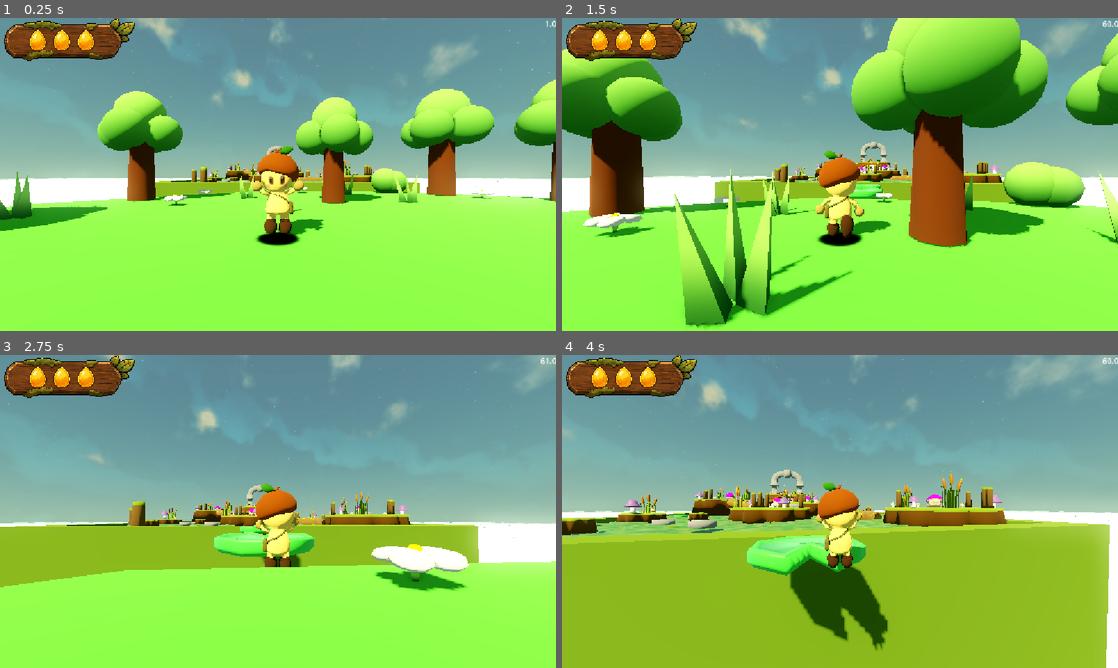
Above: before the commit, frames 1-4 (two rows, left to right).
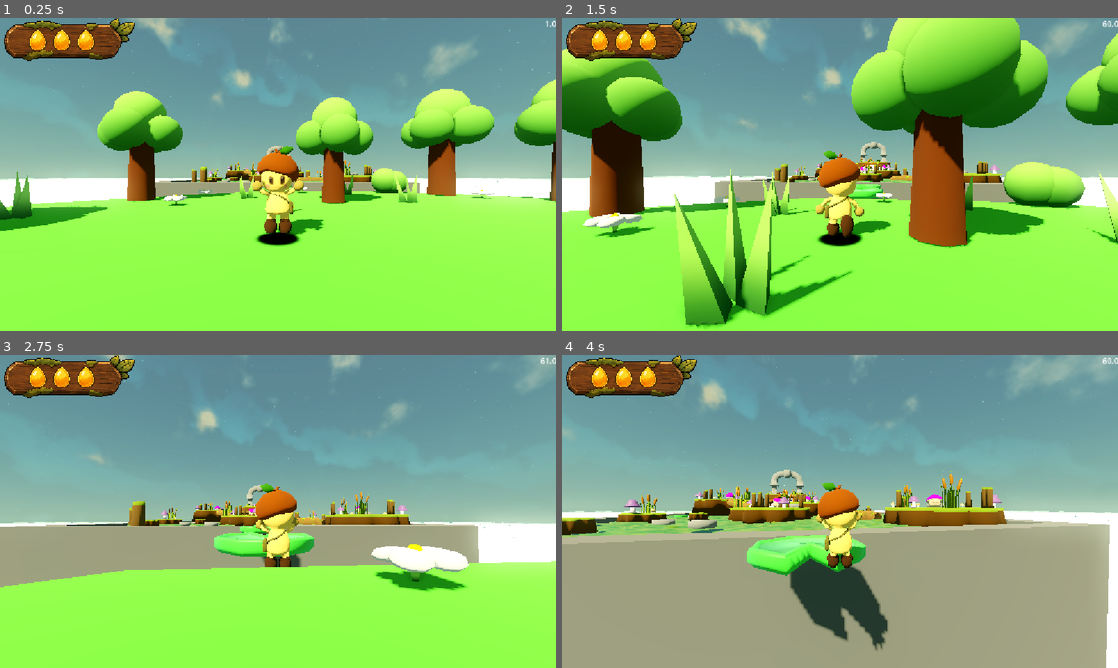
Above: after the commit, the same moments.

Repository: Dempsey845/the-courier
Game: Godot game, scene res://World/world.tscn
Two runs of this game, one before a commit and one after it. Both use one fixed random seed, a clock stepped at 60 frames per second and the inputs below. The engine's default icon, where the game draws it, is replaced by a stand-in: a white triangle on a blue panel in a dark square.
Inputs (mouse positions are in pixels of both pictures, inside the frame that each line leads up to):
- Up to frame 1 (0.25 s): no input
- Up to frame 2 (1.5 s): tap Enter at 0.5 s; move the mouse to (867, 174) at 0.52 s; hold W (move_forward) from 0.53 s (still down); click (867, 174) at 0.6 s; tap Space (jump) at 0.77 s; move the mouse to (812, 174) at 1.27 s; tap Tab (camera_switch) at 1.35 s
- Up to frame 3 (2.75 s): keep holding W (move_forward); tap Space (jump) at 1.52 s; move the mouse to (289, 505) at 2.02 s; tap E (interact) at 2.1 s
- Up to frame 4 (4 s): keep holding W (move_forward); move the mouse to (834, 517) at 2.77 s; click (834, 517) at 2.85 s; tap Space (jump) at 3.02, 3.77 s; move the mouse to (878, 514) at 3.52 s; tap Tab (camera_switch) at 3.6 s

The runs differ from the first frame. In frame 1, 0.9% of the frame differs, in the area x 27-76%, y 51-58%; in frame 2, 1.6%; in frame 3, 9.9%; in frame 4, 42%, in the area x 0-99%, y 50-100%.

Commit message:
Enemy gravity is now only applied when they are alive.

Diff:
--- a/World/PostHut/post_hut.tscn
+++ b/World/PostHut/post_hut.tscn
@@ -39,3 +39,8 @@
 [node name="CollisionShape3D5" type="CollisionShape3D" parent="." unique_id=528643270]
 transform = Transform3D(1, 0, 0, 0, 1, 0, 0, 0, 1, 3.5852904, -0.328125, 5.050574)
 shape = SubResource("BoxShape3D_e3bnc")
+
+[node name="OmniLight3D" type="OmniLight3D" parent="." unique_id=1165498401]
+transform = Transform3D(1, 0, 0, 0, 1, 0, 0, 0, 1, 0.9452276, 3.0912933, 4.9919925)
+light_color = Color(0.72843623, 0.5669788, 0.97406906, 1)
+light_energy = 2.0
--- a/World/world.tscn
+++ b/World/world.tscn
@@ -892,8 +892,8 @@
 subdivide_width = 450
 subdivide_depth = 450
 
-[sub_resource type="StandardMaterial3D" id="StandardMaterial3D_b1lj4"]
-albedo_color = Color(0.3363669, 0.4494772, 0.131769, 1)
+[sub_resource type="StandardMaterial3D" id="StandardMaterial3D_koyeq"]
+albedo_color = Color(0.38805488, 0.3892832, 0.3926402, 1)
 
 [sub_resource type="StandardMaterial3D" id="StandardMaterial3D_wi6ju"]
 albedo_color = Color(0.39688927, 0.39688927, 0.39688924, 1)
@@ -1263,7 +1263,7 @@
 [node name="CloudCarrier" parent="NavigationRegion3D/SwampArea/Carrier" unique_id=3395600 instance=ExtResource("13_kcyjf")]
 
 [node name="CSGCombiner3D2" type="CSGCombiner3D" parent="NavigationRegion3D/SwampArea" unique_id=420214343]
-material_override = SubResource("StandardMaterial3D_b1lj4")
+material_override = SubResource("StandardMaterial3D_koyeq")
 use_collision = true
 
 [node name="CSGBox3D" type="CSGBox3D" parent="NavigationRegion3D/SwampArea/CSGCombiner3D2" unique_id=497769013]
@@ -1294,7 +1294,10 @@
 material = SubResource("StandardMaterial3D_jf64p")
 
 [node name="CloudPlatform" parent="NavigationRegion3D/CSGCombiner3D" unique_id=160592578 instance=ExtResource("4_dg1ng")]
-transform = Transform3D(1, 0, 0, 0, 1, 0, 0, 0, 1, -20, 0, 0)
+transform = Transform3D(0.9659258, 0, -0.25881907, 0, 1, 0, 0.25881907, 0, 0.9659258, -18.5, 0, 2.7999992)
+
+[node name="CloudPlatform2" parent="NavigationRegion3D/CSGCombiner3D" unique_id=1312280435 instance=ExtResource("4_dg1ng")]
+transform = Transform3D(0.9659258, 0, -0.25881907, 0, 1, 0, 0.25881907, 0, 0.9659258, -24.5, 0, -4.200001)
 
 [node name="Player" parent="." unique_id=67220391 instance=ExtResource("1_62w18")]
 transform = Transform3D(1, 0, 0, 0, 1, 0, 0, 0, 1, -1, 3, -23)
--- a/enemy.gd
+++ b/enemy.gd
@@ -91,13 +91,13 @@
 
 
 func _physics_process(delta: float) -> void:
-	apply_gravity(delta)
-
 	# Death is handled separately because it is a terminal state.
 	if current_state == State.DEATH:
 		update_death(delta)
 		move_and_slide()
 		return
+
+	apply_gravity(delta)
 
 	update_timers(delta)
 
